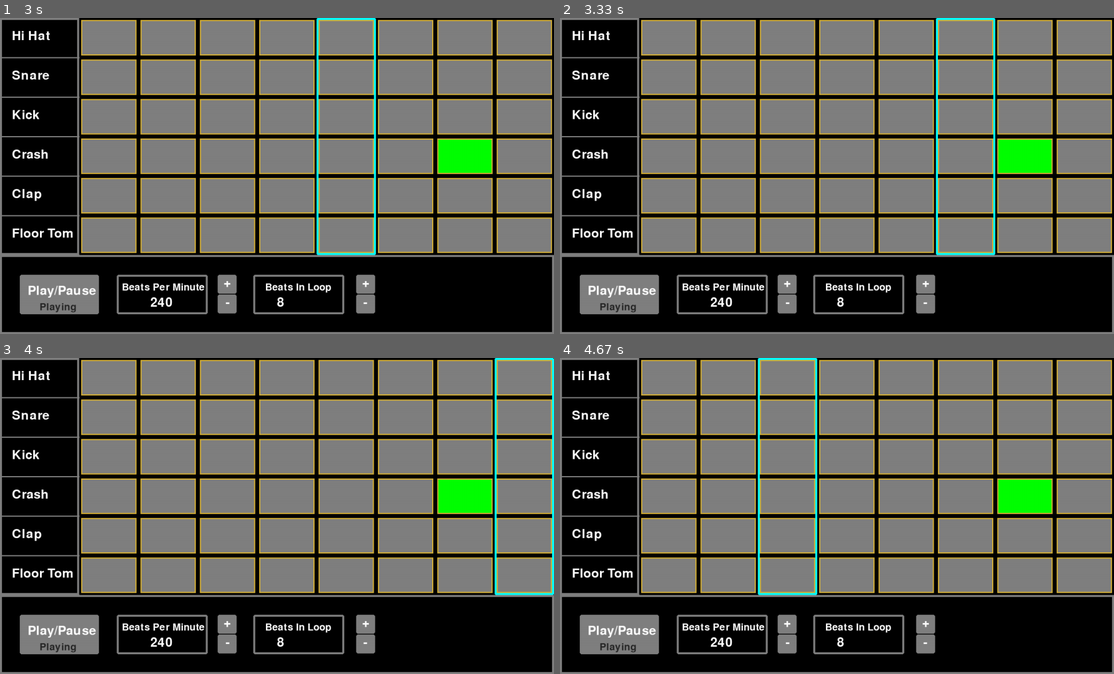
Above: before the commit, frames 1-4 (two rows, left to right).
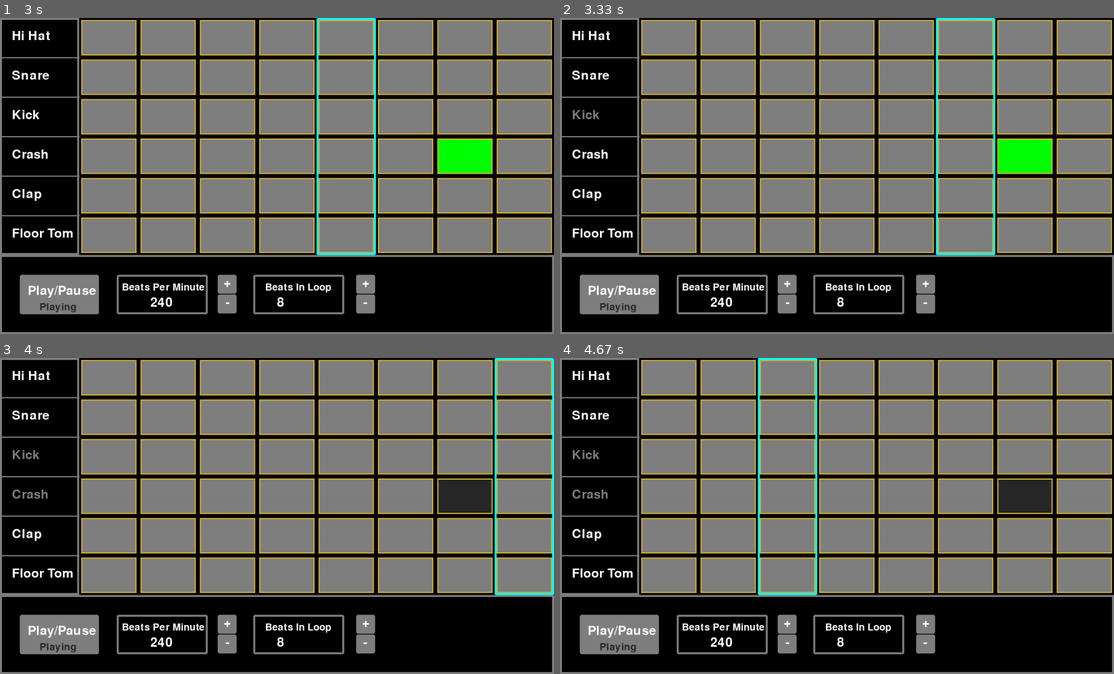
Above: after the commit, the same moments.

Repository: rickfitch/BeatMaster_Pygames
Game: pygame game, started from main.py
Same seed, same stepped clock (60 frames per second), same inputs: the game is played once before the commit and once after it.
Inputs (mouse positions are in pixels of both pictures, inside the frame that each line leads up to):
- Up to frame 1 (3 s): press the mouse at (465, 157) at 0.37 s; move the mouse to (288, 141) at 0.47 s; release the mouse at (105, 128) at 0.6 s
- Up to frame 2 (3.33 s): click (632, 100) at 3.22 s
- Up to frame 3 (4 s): click (72, 484) at 3.55 s
- Up to frame 4 (4.67 s): no input

Frame 1 is identical in both runs. In frame 2, less than 0.1% of the frame differs, in the area x 2-8%, y 28-33%; in frame 3, 1.2%, in the area x 2-89%, y 28-50%; in frame 4, 1.2%.

Commit message:
added instrumental channel selection.

Diff:
--- a/main.py
+++ b/main.py
@@ -19,6 +19,7 @@
 instruments = 6
 boxes = []
 clicked = [[-1 for _ in range(beats)] for _ in range(instruments)]
+active_list = [1 for _ in range(instruments)]
 bpm = 240
 playing = True
 active_length = 0
@@ -45,7 +46,7 @@
 
 def play_notes():
     for i in range(len(clicked)):
-        if clicked[i][active_beat] == 1:
+        if clicked[i][active_beat] == 1 and active_list[i] == 1:
             if i == 0:
                 hi_hat.play()
             if i == 1:
@@ -60,22 +61,22 @@
                 tom.play()
 
 
-def draw_grid(clicks, beat):
+def draw_grid(clicks, beat, actives):
     left_box = pygame.draw.rect(screen, gray, [0, 0, 200, HEIGHT - 200], 5)
     bottom_box = pygame.draw.rect(screen, gray, [0, HEIGHT - 200, WIDTH , 200], 5)
     boxes = []
     colors = [gray, white, gray]
-    hi_hat_text =label_font.render("Hi Hat", True, white)
+    hi_hat_text =label_font.render("Hi Hat", True, colors[actives[0]])
     screen.blit(hi_hat_text, (30, 30))
-    snare_text = label_font.render("Snare", True, white)
+    snare_text = label_font.render("Snare", True, colors[actives[1]])
     screen.blit(snare_text, (30, 130))
-    kick_txt = label_font.render("Kick", True, white)
+    kick_txt = label_font.render("Kick", True, colors[actives[2]])
     screen.blit(kick_txt, (30, 230))
-    crash_text = label_font.render("Crash", True, white)
+    crash_text = label_font.render("Crash", True, colors[actives[3]])
     screen.blit(crash_text, (30, 330))
-    bassDrum_text = label_font.render("Clap", True, white)
+    bassDrum_text = label_font.render("Clap", True, colors[actives[4]])
     screen.blit(bassDrum_text, (30, 430))
-    floorTom_text = label_font.render("Floor Tom", True, white)
+    floorTom_text = label_font.render("Floor Tom", True, colors[actives[5]])
     screen.blit(floorTom_text, (30, 530))
     for i in range(instruments):
         pygame.draw.line(screen, gray, (0, (i * 100) + 100), (200, (i * 100) + 100), 3)
@@ -85,7 +86,11 @@
             if clicks[j][i] == -1:
                 color = gray
             else:
-                color = green
+                if actives[j] == 1:
+                    color = green
+                else:
+                    color = dark_gray
+
             rect = pygame.draw.rect(screen, color, [i*((WIDTH - 200) // beats) + 205, (j* 100) + 5, ((WIDTH -200)// beats),
                                                    ((HEIGHT - 200)//instruments)-10], 0, 3)
 
@@ -107,7 +112,7 @@
 while run:
     timer.tick(fps)
     screen.fill(black)
-    boxes = draw_grid(clicked, active_beat)
+    boxes = draw_grid(clicked, active_beat, active_list)
     # lower menu buttons
     play_pause = pygame.draw.rect(screen, gray, [50, HEIGHT - 150, 200, 100],0, 5)
     play_text = label_font.render("Play/Pause", True, white)
@@ -144,6 +149,13 @@
     beats_sub_rect = pygame.draw.rect(screen, gray, [900, HEIGHT - 100, 48, 48], 0, 5)
     bpm_sub_text = label_font.render("-", True, white)
     screen.blit(bpm_sub_text, (918, HEIGHT - 95))
+
+    #instruments stuff
+    instrument_rects = []
+    for i in range(instruments):
+        rect = pygame.rect.Rect((0, i * 100), (200, 100))
+        instrument_rects.append(rect)
+
 
     if beat_changed:
         play_notes()
@@ -179,6 +191,10 @@
                     for i in range(len(clicked)):
                         clicked[i].pop(-1)
 
+            for i in range(len(instrument_rects)):
+                if instrument_rects[i].collidepoint(event.pos):
+                    active_list[i] *= -1
+
 
     beat_length = 3600 // bpm
 
